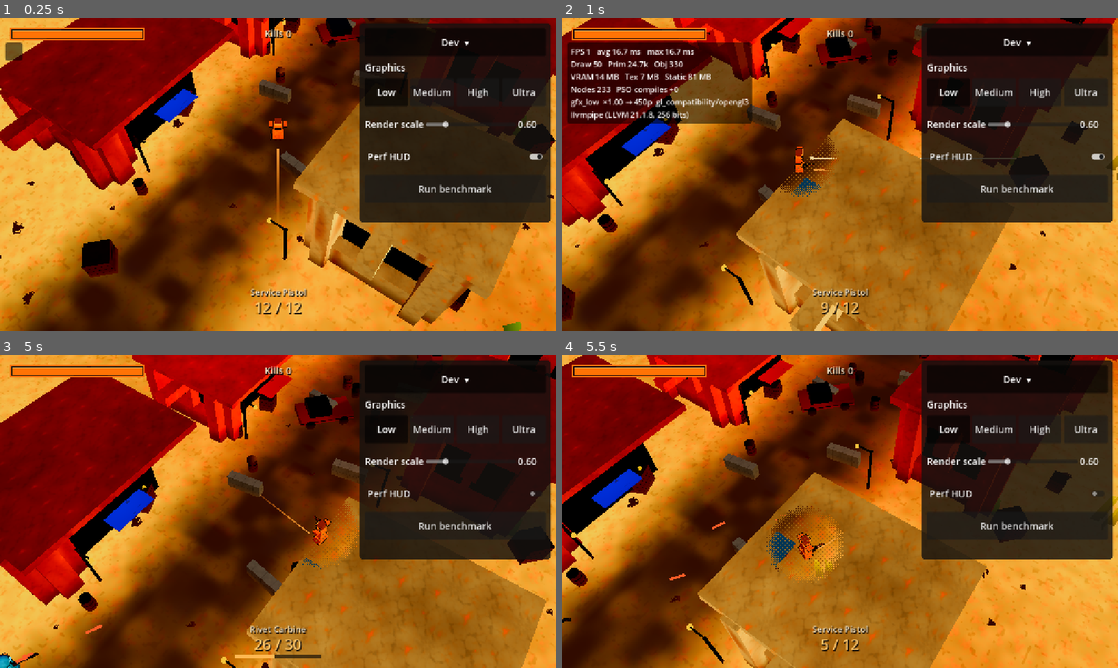
Above: before the commit, frames 1-4 (two rows, left to right).
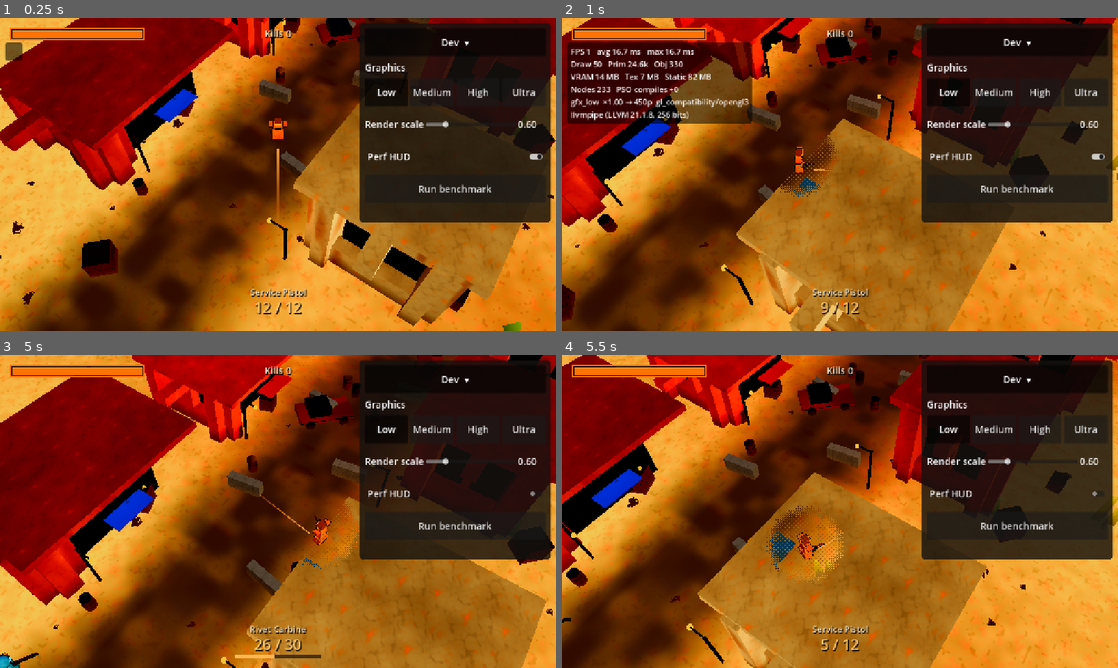
Above: after the commit, the same moments.

Repository: jimmylovnjames/fallout-shooter
Game: Godot game, scene res://src/main/main.tscn
Same seed, same stepped clock (60 frames per second), same inputs: the game is played once before the commit and once after it.
Inputs (mouse positions are in pixels of both pictures, inside the frame that each line leads up to):
- Up to frame 1 (0.25 s): no input
- Up to frame 2 (1 s): tap Enter at 0.5 s; move the mouse to (962, 158) at 0.52 s; press the mouse at (962, 158) at 0.53 s; hold D (move_right) from 0.53 s (still down)
- Up to frame 3 (5 s): release D (move_right) at 1.25 s; release the mouse at (400, 495) at 1.25 s; drag from (166, 527) to (250, 574) at 1.27 s; move the mouse to (333, 442) at 2.02 s; hold D (move_right) 2.03-2.75 s; hold Q (swap_weapon) 2.03-2.75 s; drag from (250, 574) to (111, 464) at 2.77 s; move the mouse to (444, 558) at 3.52 s; hold A (move_left) 3.53-4.25 s; tap Alt at 3.6 s; tap R (reload) at 4.15 s; drag from (111, 464) to (194, 433) at 4.27 s
- Up to frame 4 (5.5 s): move the mouse to (867, 511) at 5.02 s; hold S (move_down) from 5.03 s (still down); tap Tab at 5.1 s; click (867, 511) at 5.17 s

Frame 1 is identical in both runs. In frame 2, less than 0.1% of the frame differs, in the area x 13-82%, y 13-46%; in frame 3, less than 0.1%; in frame 4, less than 0.1%.

Commit message:
Make shots read as colored bolts and sparks.
Hitscan tracers and projectiles share one glowing ribbon, and muzzle flashes and impacts are hard sparks. Player fire stays orange and scavenger fire stays cyan, still one draw each. combat_p1 remains 53 draws.

Co-authored-by: jimmylovnjames <jimmylovnjames@users.noreply.github.com>

Diff:
--- a/data/combat/weapons/rivet_carbine.tres
+++ b/data/combat/weapons/rivet_carbine.tres
@@ -15,4 +15,4 @@
 range_m = 32.0
 spread_deg = 3.0
 projectile_speed = 55.0
-tracer_color = Color(1, 0.75, 0.35, 1)
+tracer_color = Color(1, 0.58, 0.12, 1)
--- a/data/combat/weapons/scav_repeater.tres
+++ b/data/combat/weapons/scav_repeater.tres
@@ -15,4 +15,4 @@
 range_m = 28.0
 spread_deg = 2.0
 projectile_speed = 20.0
-tracer_color = Color(1, 0.3, 0.2, 1)
+tracer_color = Color(0.25, 0.9, 1, 1)
--- a/data/combat/weapons/service_pistol.tres
+++ b/data/combat/weapons/service_pistol.tres
@@ -14,4 +14,4 @@
 reload_s = 1.1
 range_m = 30.0
 spread_deg = 1.5
-tracer_color = Color(1, 0.86, 0.55, 1)
+tracer_color = Color(1, 0.46, 0.08, 1)
--- a/src/combat/projectile_system.gd
+++ b/src/combat/projectile_system.gd
@@ -5,8 +5,8 @@
 
 signal impacted(position: Vector3, normal: Vector3, hit_damageable: bool)
 
-const LENGTH_M := 0.7
-const WIDTH_M := 0.09
+const LENGTH_M := 1.45
+const WIDTH_M := 0.36
 
 var _pos := PackedVector3Array()
 var _vel := PackedVector3Array()
@@ -19,6 +19,14 @@
 var _query := PhysicsRayQueryParameters3D.new()
 var _no_exclude: Array[RID] = []
 var _one_exclude: Array[RID] = [RID()]
+
+
+func _make_mesh() -> Mesh:
+	return beam_mesh()
+
+
+func _make_material() -> Material:
+	return beam_material()
 
 
 func _allocate(n: int) -> void:
--- a/src/combat/weapon_mount.gd
+++ b/src/combat/weapon_mount.gd
@@ -82,7 +82,7 @@
 			services.projectiles.spawn(
 				muzzle, dir * def.projectile_speed, def.damage, source_id, rid, shot_mask, def.range_m, def.tracer_color
 			)
-	services.bursts.spawn(muzzle, 0.28, def.tracer_color, 0.06)
+	services.bursts.spawn(muzzle, 0.55, def.tracer_color, 0.1)
 	if noise_radius > 0.0:
 		EventBus.noise_made.emit(muzzle, noise_radius, source_id)
 	shot_fired.emit(w)
@@ -100,6 +100,6 @@
 		if health != null:
 			health.apply_damage(DamageInfo.make(def.damage, source_id, end, dir))
 		services.bursts.spawn(
-			end, 0.3 if health != null else 0.22, Color(1, 0.3, 0.2) if health else Color(1, 0.8, 0.5)
+			end, 0.48 if health != null else 0.32, Color(1, 0.28, 0.12) if health else Color(1, 0.72, 0.28), 0.16
 		)
 	services.tracers.spawn(muzzle, end, def.tracer_color)
--- /dev/null
+++ b/src/shaders/beam.gdshader
@@ -0,0 +1,22 @@
+// Hitscan tracers and projectiles. Opaque and discarded at the edge so the mobile renderer
+// does not dither them into a cloud. Local X/Y are the ribbon width, local Z runs tail to tip.
+shader_type spatial;
+render_mode unshaded, cull_disabled, depth_draw_never, shadows_disabled, fog_disabled, ambient_light_disabled;
+
+varying float across;
+varying float along;
+
+void vertex() {
+	across = clamp(length(vec2(VERTEX.x, VERTEX.y)) * 2.0, 0.0, 1.0);
+	along = clamp(VERTEX.z + 0.5, 0.0, 1.0);
+}
+
+void fragment() {
+	float ends = smoothstep(0.0, 0.06, along) * smoothstep(1.0, 0.7, along);
+	if (across > 0.72 || ends < 0.04) {
+		discard;
+	}
+	float core = smoothstep(0.72, 0.0, across);
+	vec3 hot = mix(COLOR.rgb, vec3(1.0), core * 0.35);
+	ALBEDO = hot * mix(1.7, 2.8, core);
+}
--- /dev/null
+++ b/src/shaders/spark.gdshader
@@ -0,0 +1,19 @@
+// Muzzle flash and impact. Opaque core with a discarded edge, so it stays a hard spark
+// on the mobile renderer instead of a dithered blob.
+shader_type spatial;
+render_mode unshaded, cull_disabled, depth_draw_never, shadows_disabled, fog_disabled, ambient_light_disabled;
+
+varying float radius;
+
+void vertex() {
+	radius = clamp(length(VERTEX) * 2.0, 0.0, 1.0);
+}
+
+void fragment() {
+	if (radius > 0.62) {
+		discard;
+	}
+	float hot = smoothstep(0.62, 0.0, radius);
+	vec3 col = mix(COLOR.rgb, vec3(1.0), hot * 0.85);
+	ALBEDO = col * mix(1.4, 3.2, hot);
+}
--- a/src/vfx/burst_pool.gd
+++ b/src/vfx/burst_pool.gd
@@ -18,11 +18,21 @@
 
 
 func _make_mesh() -> Mesh:
-	var m := SphereMesh.new()
-	m.radius = 0.5
-	m.height = 1.0
-	m.radial_segments = 6
-	m.rings = 3
+	var quad := QuadMesh.new()
+	quad.size = Vector2(1.0, 1.0)
+	var flat := Basis(Vector3.RIGHT, -PI * 0.5)
+	var side := Basis(Vector3.UP, PI * 0.5)
+	var parts: Array[Dictionary] = [
+		{"mesh": quad, "transform": Transform3D(), "color": Color.WHITE},
+		{"mesh": quad, "transform": Transform3D(flat, Vector3.ZERO), "color": Color.WHITE},
+		{"mesh": quad, "transform": Transform3D(side, Vector3.ZERO), "color": Color.WHITE},
+	]
+	return MeshMerge.merge(parts)
+
+
+func _make_material() -> Material:
+	var m := ShaderMaterial.new()
+	m.shader = preload("res://src/shaders/spark.gdshader")
 	return m
 
 
@@ -50,8 +60,10 @@
 			_color[i] = _color[live]
 			continue
 		var t := _age[i] / _life[i]
-		var s := _size[i] * (0.4 + 0.6 * sin(t * PI))
+		var s := _size[i] * lerpf(1.25, 0.2, t)
 		multimesh.set_instance_transform(i, Transform3D(Basis.from_scale(Vector3(s, s, s)), _pos[i]))
-		multimesh.set_instance_color(i, _color[i])
+		var c := _color[i]
+		c.a = 1.0 - t
+		multimesh.set_instance_color(i, c)
 		i += 1
 	_sync_visible()
--- a/src/vfx/multimesh_pool.gd
+++ b/src/vfx/multimesh_pool.gd
@@ -3,6 +3,8 @@
 ## Base for effects rendered as ONE draw call: fixed-capacity packed arrays + a MultiMesh whose
 ## visible_instance_count tracks the live count. Removal is swap-with-last (O(1), order-free).
 ## Subclasses implement _make_mesh(), _make_material() and _write_instance(i).
+
+static var _beam_mesh: ArrayMesh
 
 @export var capacity: int = 256
 
@@ -43,7 +45,28 @@
 	multimesh.visible_instance_count = live
 
 
-## Transform that stretches a unit box (1 m along local Z) from `a` to `b` with `width`.
+## Two ribbons (flat and upright) so a bolt reads from the high camera. Unit size, local Z is the length.
+static func beam_mesh() -> ArrayMesh:
+	if _beam_mesh == null:
+		var quad := QuadMesh.new()
+		quad.size = Vector2(1.0, 1.0)
+		var flat := Basis(Vector3.RIGHT, -PI * 0.5)
+		var upright := Basis(Vector3.UP, PI * 0.5)
+		var parts: Array[Dictionary] = [
+			{"mesh": quad, "transform": Transform3D(flat, Vector3.ZERO), "color": Color.WHITE},
+			{"mesh": quad, "transform": Transform3D(upright, Vector3.ZERO), "color": Color.WHITE},
+		]
+		_beam_mesh = MeshMerge.merge(parts)
+	return _beam_mesh
+
+
+static func beam_material() -> ShaderMaterial:
+	var m := ShaderMaterial.new()
+	m.shader = preload("res://src/shaders/beam.gdshader")
+	return m
+
+
+## Transform that stretches a unit segment (1 m along local Z) from `a` to `b` with `width`.
 static func segment_transform(a: Vector3, b: Vector3, width: float) -> Transform3D:
 	var d := b - a
 	var len := d.length()
--- a/src/vfx/tracer_pool.gd
+++ b/src/vfx/tracer_pool.gd
@@ -2,13 +2,21 @@
 extends MultiMeshPool
 ## Short-lived hitscan tracers (bright segments that thin out over their lifetime).
 
-const LIFE_S := 0.07
-const WIDTH := 0.06
+const LIFE_S := 0.14
+const WIDTH := 0.34
 
 var _a := PackedVector3Array()
 var _b := PackedVector3Array()
 var _age := PackedFloat32Array()
 var _color := PackedColorArray()
+
+
+func _make_mesh() -> Mesh:
+	return beam_mesh()
+
+
+func _make_material() -> Material:
+	return beam_material()
 
 
 func _allocate(n: int) -> void:
Not shown, added: src/shaders/beam.gdshader.uid
Not shown, added: src/shaders/spark.gdshader.uid
